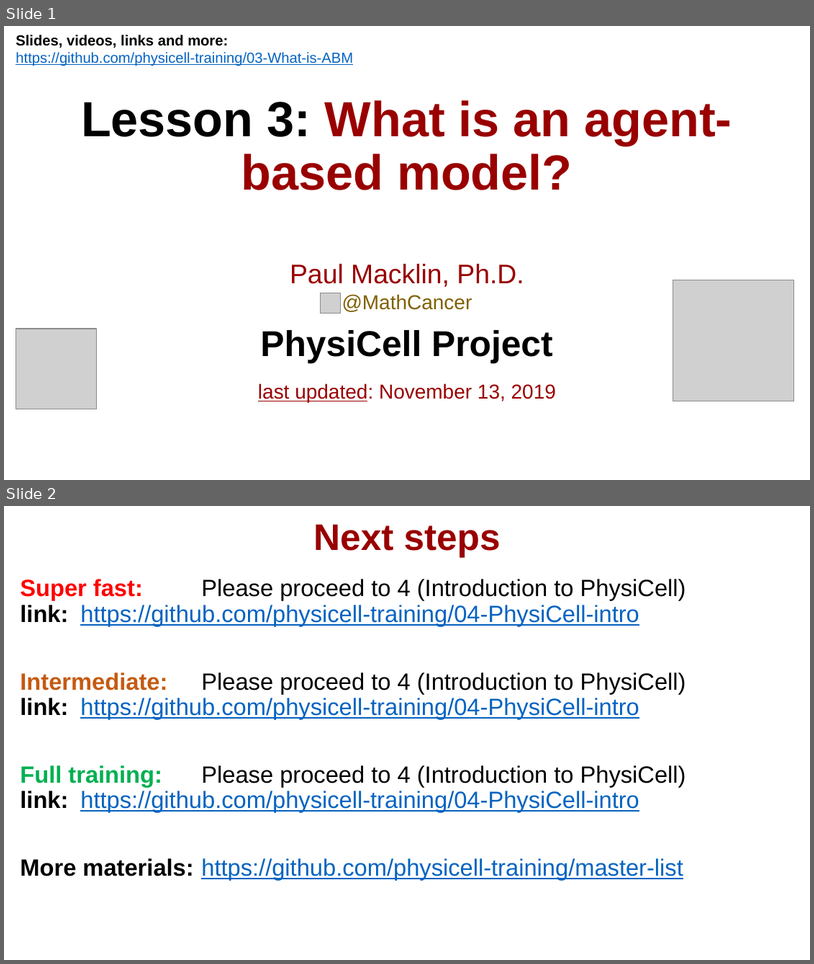
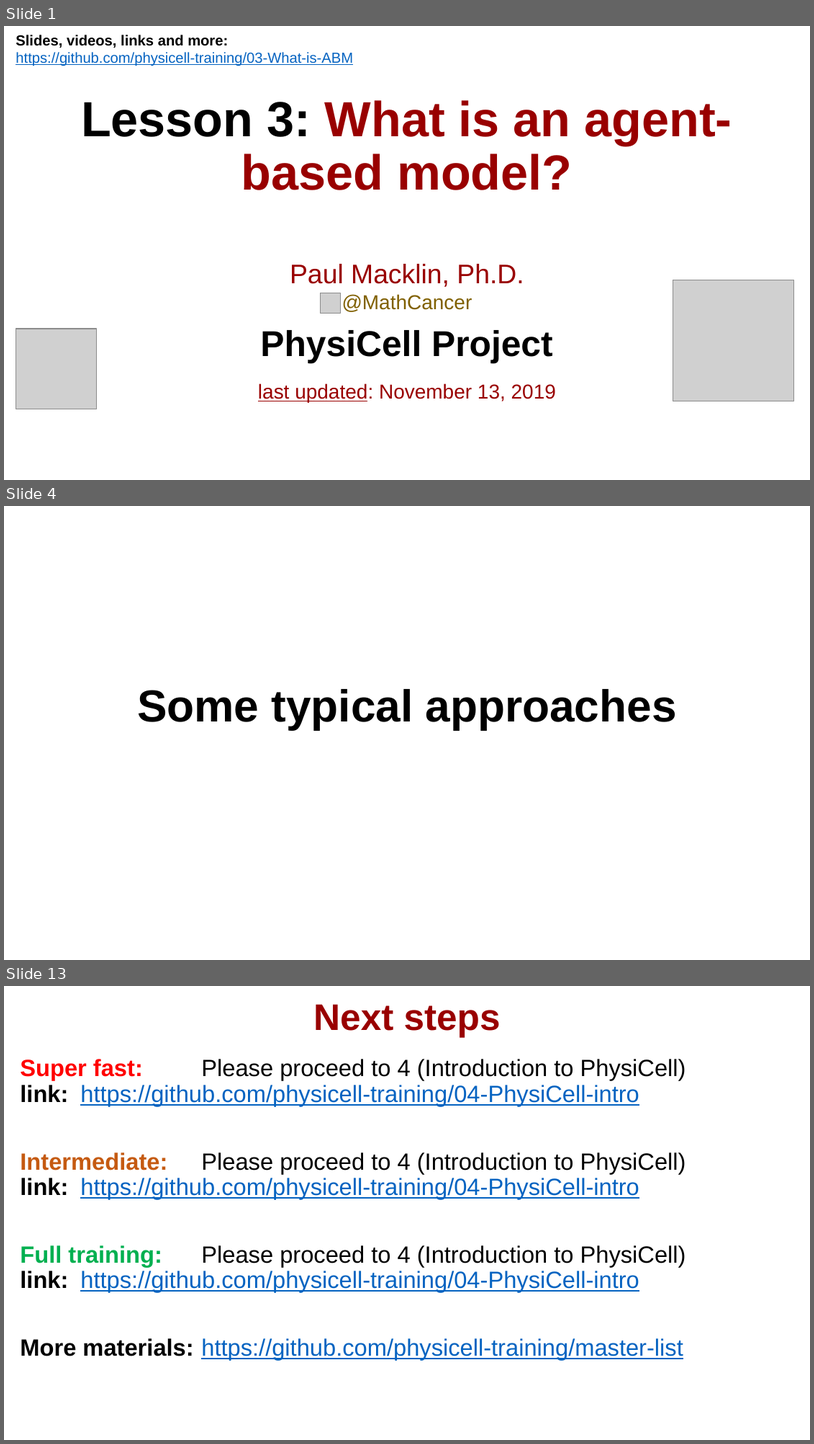
Before and after one commit to physicell-training/03-What-is-ABM, a slide deck: pptx_source/03-What-is-ABM.pptx. Shown one above the other, each under a label of ours: slides 1 and 2 before the commit, slides 1, 4 and 13 after it; the slides between them are not shown. The pictures are 814x964 and 814x1444 pixels, drawn with LibreOffice and Linux fonts; fonts in the diff are those of the drawing; grey boxes stand for pictures; background and template pictures are left out. Boxes give left, top, right and bottom in pixels: in the first picture for what was removed or moved away, otherwise in the second. Text is boxed around its words. In the diff, an @@ line names an element or a change of style, - is before the commit and + after.

```diff
--- a/pptx_source/03-What-is-ABM.pptx
+++ b/pptx_source/03-What-is-ABM.pptx
@@ slide 4 added at <box>4,506,810,960</box>, background #FFFFFF @@
@@ text added at <box>137,689,677,729</box>, 40 pt, text #000000, bold @@
+Some typical approaches
@@ what was slide 2 is now slide 13 @@
```
Also in this commit, not shown: 10 other slides added.
